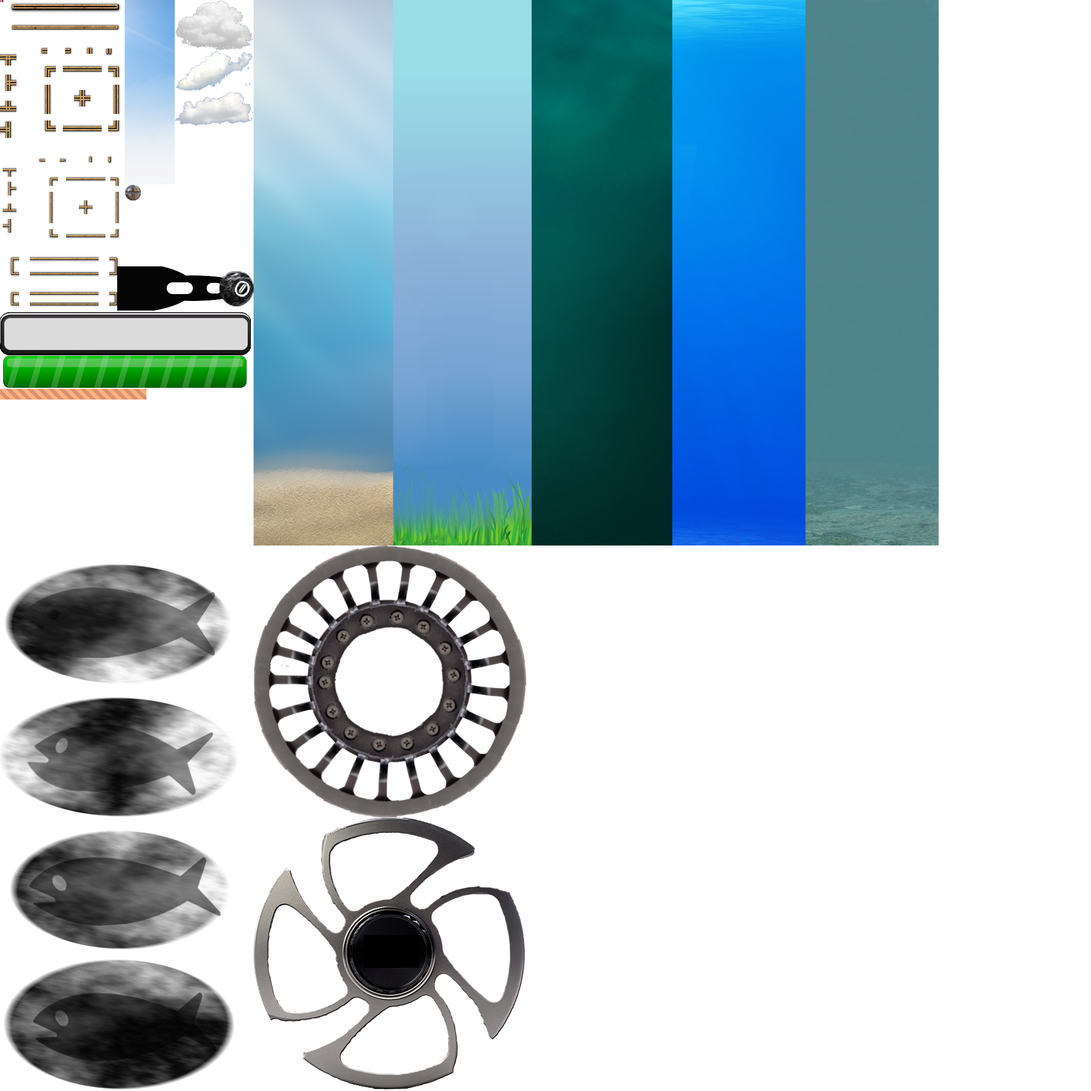
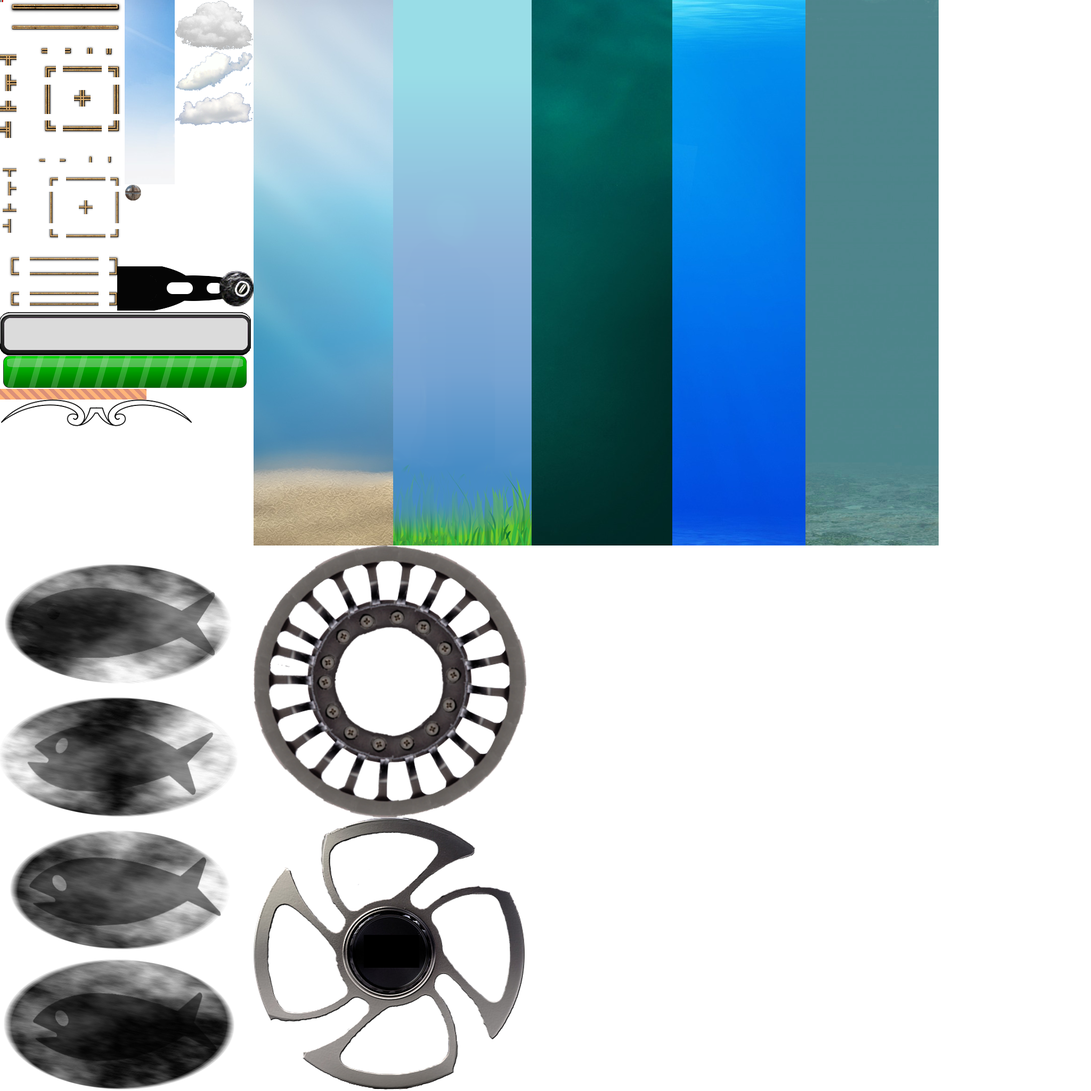
Comparing the layer stacks of the two 1091px x 1091px images. Changes:
added layer "Clipboard #19" above "Pasted Layer #2" over [1, 399, 192, 427]
